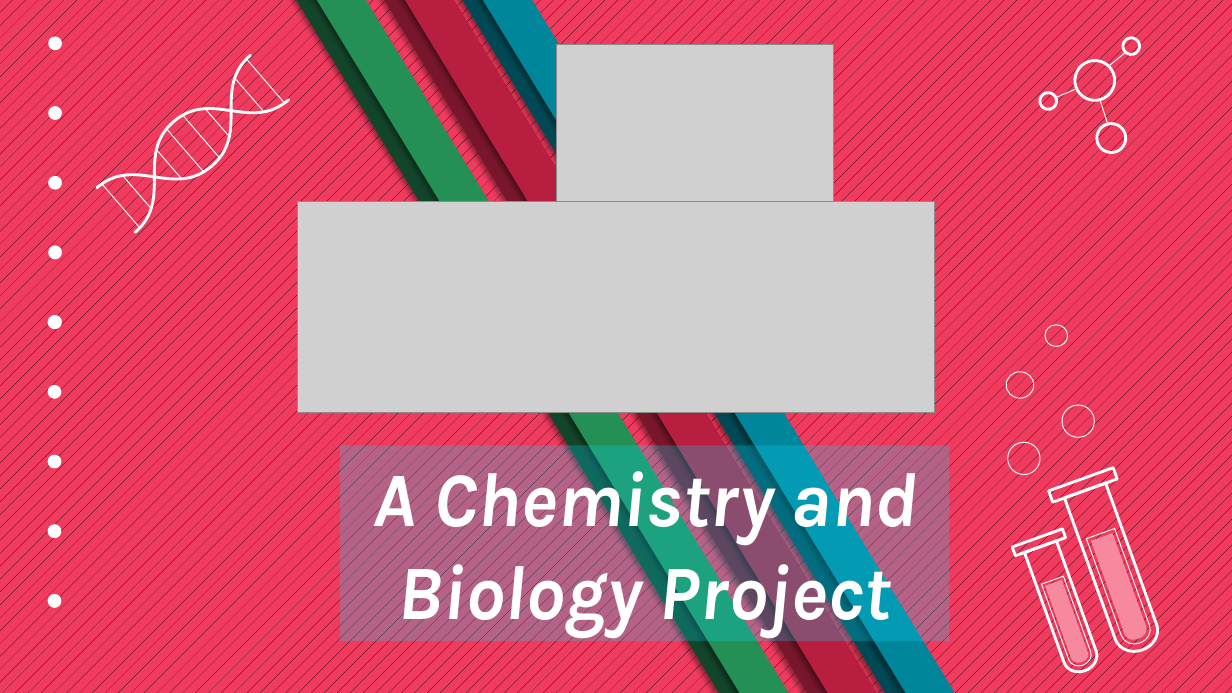
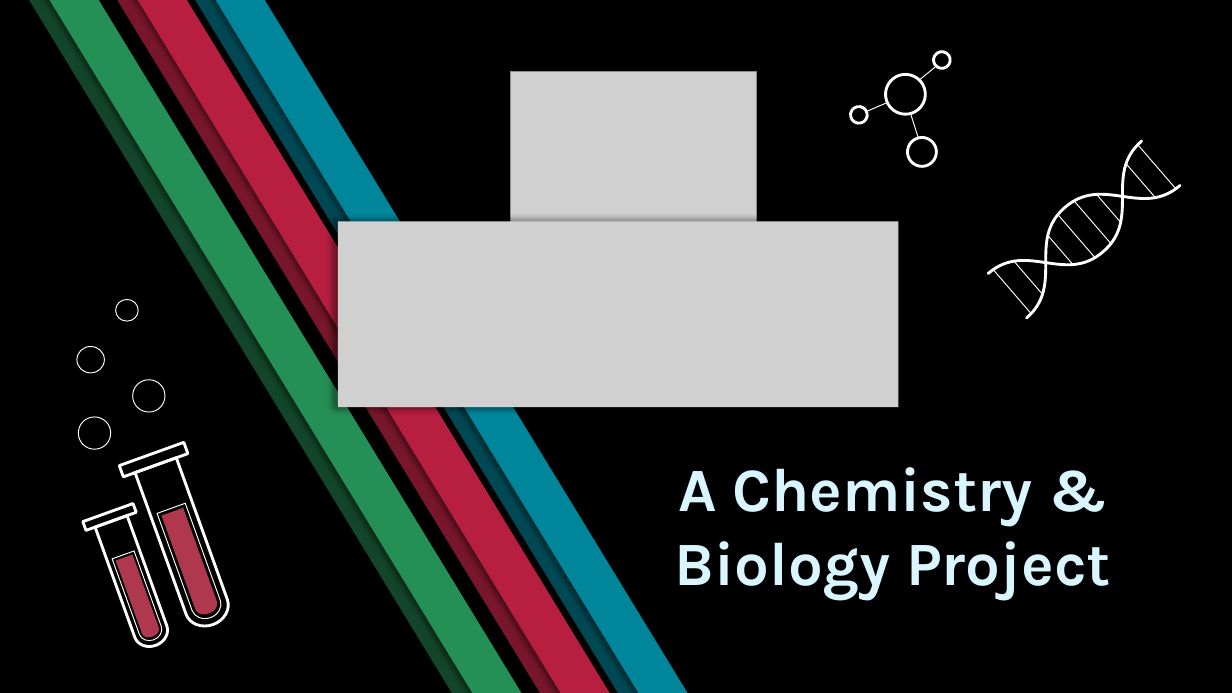
Before and after one commit to MIKafedzhiev20/KOH-Project, a slide deck: slide 1 of Documents/KOH_Presentation.pptx. Drawn at 1232x693 pixels with LibreOffice and Linux fonts; fonts in the diff are those of the drawing; grey boxes stand for pictures; background and template pictures are left out. Boxes give left, top, right and bottom in pixels: in the first picture for what was removed or moved away, otherwise in the second. Text is boxed around its words. In the diff, an @@ line names an element or a change of style, - is before the commit and + after.

```diff
--- a/Documents/KOH_Presentation.pptx
+++ b/Documents/KOH_Presentation.pptx
@@ background pattern #000000 on #F03B5E to picture (left out) @@
@@ 6 parallelograms: place and size @@
-6 parallelograms at bbox=[193, 0, 1135, 693]
+6 parallelograms at bbox=[0, 0, 867, 693]
@@ picture: place and size @@
-picture at bbox=[556, 44, 834, 322]
+picture at bbox=[511, 72, 757, 318]
@@ 7 freeform shapes: place and size @@
-7 freeform shapes at bbox=[1037, 35, 1142, 158]
+7 freeform shapes at bbox=[847, 49, 953, 172]
@@ fill none to #D9F5FF in 17 elements at bbox=[902, 133, 941, 172], bbox=[847, 103, 870, 126], bbox=[867, 99, 887, 116], bbox=[920, 63, 936, 83], bbox=[881, 70, 930, 119], bbox=[931, 49, 953, 71], bbox=[906, 114, 924, 138], bbox=[1059, 208, 1095, 264], bbox=[1097, 190, 1120, 227], bbox=[964, 141, 1181, 309], bbox=[994, 263, 1031, 321], bbox=[1074, 194, 1111, 250], bbox=[988, 150, 1205, 318], bbox=[1138, 138, 1176, 196], bbox=[1014, 257, 1043, 300], bbox=[1048, 231, 1074, 269], bbox=[1126, 159, 1155, 203] @@
@@ 10 freeform shapes: place and size @@
-10 freeform shapes at bbox=[72, 52, 314, 235]
+10 freeform shapes at bbox=[964, 138, 1205, 321]
@@ picture: place and size @@
-picture at bbox=[298, 201, 935, 413]
+picture at bbox=[338, 221, 899, 407]
@@ group removed at bbox=[49, 37, 62, 329]: 5 freeform shapes @@
@@ text "A Chemistry & Biology Project": place and size @@
-text "A Chemistry & Biology Project" at bbox=[340, 445, 950, 641]
+text "A Chemistry & Biology Project" at bbox=[675, 467, 1111, 600]
@@ text "A Chemistry & Biology Project" at bbox=[675, 467, 1111, 600]: fill #08DAFF at 25% opacity to none @@
@@ text at bbox=[675, 467, 1111, 600]: text changed; size 60 to 48 pt; text colour #FFFFFF to #D9F5FF; italic off @@
-A Chemistry and Biology Project
+A Chemistry & Biology Project
@@ 12 freeform shapes: place and size @@
-12 freeform shapes at bbox=[1006, 325, 1163, 677]
+12 freeform shapes at bbox=[77, 299, 233, 652]
@@ fill #F6899E to #AF384F in 8 elements at bbox=[135, 458, 233, 632], bbox=[95, 516, 172, 652], bbox=[116, 555, 161, 640], bbox=[112, 551, 164, 645], bbox=[162, 508, 220, 617], bbox=[157, 503, 224, 623], bbox=[119, 443, 188, 477], bbox=[83, 503, 137, 530] @@
@@ group removed at bbox=[48, 316, 61, 607]: 5 freeform shapes @@
```
Also in this commit, not shown: 5 other slides changed, 1 slide added, 3 other files.
